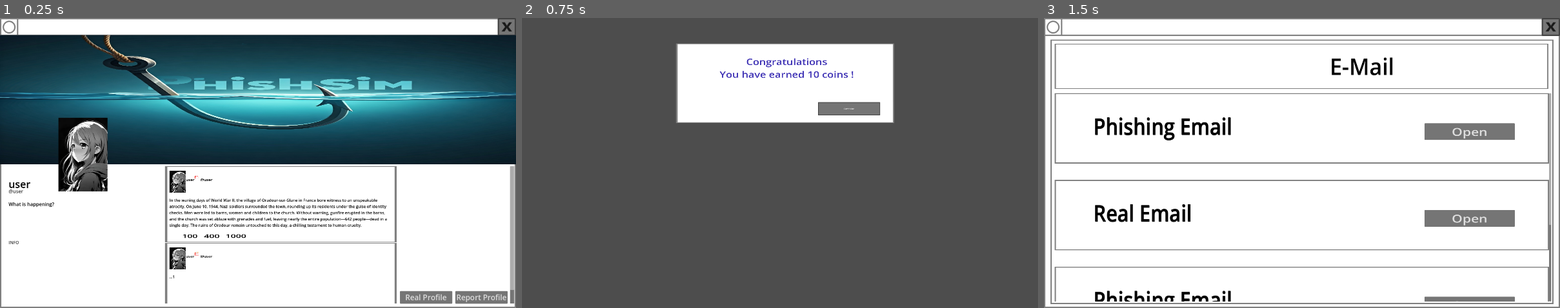
Above: before the commit, frames 1-3 (left to right).
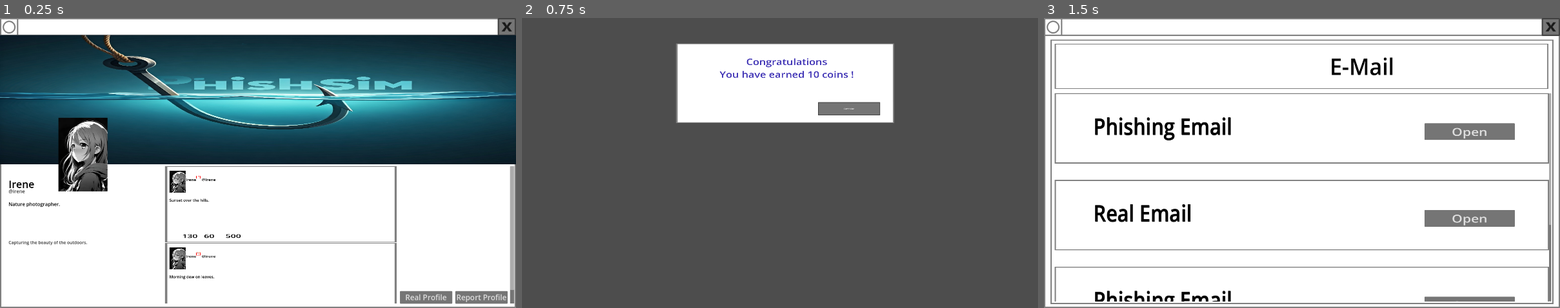
Above: after the commit, the same moments.

Repository: Bulaong-RuznielM/PhishSim---ANZUELO
Game: Godot game, scene res://SCENES/Sub/Profile_Finder.tscn
Two runs of this game, one before a commit and one after it. Both use one fixed random seed, a clock stepped at 60 frames per second and the inputs below. This scene is started directly instead of the project's main scene.
Inputs:
- Up to frame 1 (0.25 s): no input
- Up to frame 2 (0.75 s): click "Real Profile" at 0.5 s
- Up to frame 3 (1.5 s): click "Continiue" at 1.25 s

The runs differ from the first frame. In frame 1, 1.8% of the frame differs, in the area x 1-75%, y 54-91%; in frame 2, nothing differs; in frame 3, nothing differs.

Commit message:
Updated Profile Finder
Added additional profiles to the Minigame, and the ability to easily add more Profiles

Diff:
--- a/Scripts/dynamic_profile_finder.gd
+++ b/Scripts/dynamic_profile_finder.gd
@@ -19,16 +19,60 @@
 func dynamic_setter(select):
 	var whatUser = get_random_profile() if select == "auto" else str(select)
 
+	if not Global.users.has(whatUser):
+		print("User not found")
+		return
+
+	var user_data = Global.users[whatUser]
+
 	# Accessing the nodes and updating text values
-	%User_Label.text = Global.users[whatUser]["%user%"]
-	%Username_Label.text = Global.users[whatUser]["%@username%"]
-	%Usercomment_Label.text = Global.users[whatUser]["%user%intro"]
-	%Userinfo_Label.text = Global.users[whatUser]["%user%info"]
+	%User_Label.text = user_data["%user%"]
+	%Username_Label.text = user_data["%@username%"]
+	%Usercomment_Label.text = user_data["%user%intro"]
+	%Userinfo_Label.text = user_data["%user%info"]
 
-	if (Global.users[whatUser]["%user%status"] == "Real"):
-		status = true
-	else:
-		status = false
+	status = user_data["%user%status"] == "Real"
+
+	# Loop to show and update comment containers
+	var comment_count = int(user_data["%user%commentnumber"])
+	for i in range(comment_count):
+		var container_node = get_node_or_null("%Container" + str(i))
+		if container_node:
+			container_node.show()
+
+			var block_data = user_data["%user%blocks"][str(i)]
+
+			var visblename_node = get_node_or_null("%Container" + str(i) + "/HBoxContainer/visblename")
+			if visblename_node:
+				visblename_node.text = user_data["%user%"]
+
+			var username_node = get_node_or_null("%Container" + str(i) + "/HBoxContainer/username")
+			if username_node:
+				username_node.text = user_data["%@username%"]
+
+			var check_node = get_node_or_null("%Container" + str(i) + "/HBoxContainer/_/Check")
+			if check_node:
+				if user_data["%user%check"] == "True":
+					check_node.show()
+				else:
+					check_node.hide()
+
+			var comment_node = get_node_or_null("%Container" + str(i) + "/Comment")
+			if comment_node:
+				comment_node.text = block_data["comment"]
+
+			var reply_node = get_node_or_null("%Container" + str(i) + "/reply_Label")
+			if reply_node:
+				reply_node.text = block_data["reply"]
+
+			var repost_node = get_node_or_null("%Container" + str(i) + "/repost_Label")
+			if repost_node:
+				repost_node.text = block_data["repost"]
+
+			var like_node = get_node_or_null("%Container" + str(i) + "/like_Label")
+			if like_node:
+				like_node.text = block_data["like"]
+
 
 
 
--- a/Scripts/global.gd
+++ b/Scripts/global.gd
@@ -13,32 +13,241 @@
 }
 
 var users = {
-	"0" :
-	{
-	"%user%status" : "Real",
-	"%user%profile" : "", ##start in 1
-	"%user%banner" : "", ##start in 1
-	"%user%" : "user",
-	"%@username%" : "@user",
-	"%user%intro" : "What is happening?",
-	"%user%info" : "INFO",
-	"%user%check" : "True", ## icons
-	"%user%commentnumber" : "2", ##max 15, 0 - 15.
-	"%user%blocks" :
-		{
-		"0" :
-			{
-			"comment" : "In the waning days of World War II, the village of Oradour-sur-Glane in France bore witness to an unspeakable atrocity. On June 10, 1944, Nazi soldiers surrounded the town, rounding up its residents under the guise of identity checks. Men were led to barns, women and children to the church. Without warning, gunfire erupted in the barns, and the church was set ablaze with grenades and fuel, leaving nearly the entire population—642 people—dead in a single day. The ruins of Oradour remain untouched to this day, a chilling testament to human cruelty.",
-			"reply" : "100",
-			"repost" : "400",
-			"like" : "1000"
-			},
-		"1" :
-			{
-			"comment" : "...1",
-			"reply" : "...1",
-			"repost" : "...1",
-			"like" : "...1"
+	"0": {
+		"%user%status": "Real",
+		"%user%profile": "1",
+		"%user%banner": "1",
+		"%user%": "Alice",
+		"%@username%": "@alice",
+		"%user%intro": "Exploring the world of code.",
+		"%user%info": "Loves open-source projects.",
+		"%user%check": "True",
+		"%user%commentnumber": "2",
+		"%user%blocks": {
+			"0": {
+				"comment": "Just started a new project!",
+				"reply": "50",
+				"repost": "20",
+				"like": "150"
+			},
+			"1": {
+				"comment": "Looking for collaborators.",
+				"reply": "30",
+				"repost": "10",
+				"like": "100"
+			}
+		}
+	},
+	"1": {
+		"%user%status": "Real",
+		"%user%profile": "2",
+		"%user%banner": "2",
+		"%user%": "Bob",
+		"%@username%": "@bob",
+		"%user%intro": "Tech enthusiast.",
+		"%user%info": "Enjoys building gadgets.",
+		"%user%check": "False",
+		"%user%commentnumber": "1",
+		"%user%blocks": {
+			"0": {
+				"comment": "Check out my latest invention!",
+				"reply": "40",
+				"repost": "15",
+				"like": "120"
+			}
+		}
+	},
+	"2": {
+		"%user%status": "Real",
+		"%user%profile": "3",
+		"%user%banner": "3",
+		"%user%": "Charlie",
+		"%@username%": "@charlie",
+		"%user%intro": "Music is life.",
+		"%user%info": "Plays multiple instruments.",
+		"%user%check": "True",
+		"%user%commentnumber": "3",
+		"%user%blocks": {
+			"0": {
+				"comment": "Just released a new track!",
+				"reply": "60",
+				"repost": "25",
+				"like": "200"
+			},
+			"1": {
+				"comment": "Live performance tonight.",
+				"reply": "80",
+				"repost": "30",
+				"like": "250"
+			},
+			"2": {
+				"comment": "Looking for a drummer.",
+				"reply": "20",
+				"repost": "10",
+				"like": "90"
+			}
+		}
+	},
+	"3": {
+		"%user%status": "Real",
+		"%user%profile": "4",
+		"%user%banner": "4",
+		"%user%": "Diana",
+		"%@username%": "@diana",
+		"%user%intro": "Avid reader and writer.",
+		"%user%info": "Published author.",
+		"%user%check": "True",
+		"%user%commentnumber": "2",
+		"%user%blocks": {
+			"0": {
+				"comment": "My new book is out now!",
+				"reply": "70",
+				"repost": "35",
+				"like": "300"
+			},
+			"1": {
+				"comment": "Hosting a writing workshop.",
+				"reply": "50",
+				"repost": "20",
+				"like": "180"
+			}
+		}
+	},
+	"4": {
+		"%user%status": "Real",
+		"%user%profile": "5",
+		"%user%banner": "5",
+		"%user%": "Ethan",
+		"%@username%": "@ethan",
+		"%user%intro": "Fitness fanatic.",
+		"%user%info": "Personal trainer.",
+		"%user%check": "False",
+		"%user%commentnumber": "1",
+		"%user%blocks": {
+			"0": {
+				"comment": "Join my fitness challenge!",
+				"reply": "90",
+				"repost": "40",
+				"like": "350"
+			}
+		}
+	},
+	"5": {
+		"%user%status": "Real",
+		"%user%profile": "6",
+		"%user%banner": "6",
+		"%user%": "Fiona",
+		"%@username%": "@fiona",
+		"%user%intro": "Travel blogger.",
+		"%user%info": "Sharing my adventures.",
+		"%user%check": "True",
+		"%user%commentnumber": "3",
+		"%user%blocks": {
+			"0": {
+				"comment": "Exploring the mountains.",
+				"reply": "100",
+				"repost": "50",
+				"like": "400"
+			},
+			"1": {
+				"comment": "City lights at night.",
+				"reply": "80",
+				"repost": "30",
+				"like": "320"
+			},
+			"2": {
+				"comment": "Beach vibes.",
+				"reply": "60",
+				"repost": "25",
+				"like": "280"
+			}
+		}
+	},
+	"6": {
+		"%user%status": "Real",
+		"%user%profile": "7",
+		"%user%banner": "7",
+		"%user%": "George",
+		"%@username%": "@george",
+		"%user%intro": "Food lover.",
+		"%user%info": "Chef and recipe creator.",
+		"%user%check": "False",
+		"%user%commentnumber": "2",
+		"%user%blocks": {
+			"0": {
+				"comment": "New recipe: Spaghetti Carbonara.",
+				"reply": "110",
+				"repost": "45",
+				"like": "420"
+			},
+			"1": {
+				"comment": "Tips for perfecting your steak.",
+				"reply": "90",
+				"repost": "35",
+				"like": "380"
+			}
+		}
+	},
+	"7": {
+		"%user%status": "Real",
+		"%user%profile": "8",
+		"%user%banner": "8",
+		"%user%": "Hannah",
+		"%@username%": "@hannah",
+		"%user%intro": "Fashion enthusiast.",
+		"%user%info": "Stylist and designer.",
+		"%user%check": "True",
+		"%user%commentnumber": "1",
+		"%user%blocks": {
+			"0": {
+				"comment": "Summer collection launch!",
+				"reply": "120",
+				"repost": "50",
+				"like": "450"
+			}
+		}
+	},
+	 "8": {
+		"%user%status": "Real",
+		"%user%profile": "9",
+		"%user%banner": "9",
+		"%user%": "Irene",
+		"%@username%": "@irene",
+		"%user%intro": "Nature photographer.",
+		"%user%info": "Capturing the beauty of the outdoors.",
+		"%user%check": "True",
+		"%user%commentnumber": "2",
+		"%user%blocks": {
+			"0": {
+				"comment": "Sunset over the hills.",
+				"reply": "130",
+				"repost": "60",
+				"like": "500"
+			},
+			"1": {
+				"comment": "Morning dew on leaves.",
+				"reply": "110",
+				"repost": "55",
+				"like": "460"
+			}
+		}
+	},
+	"9": {
+		"%user%status": "Real",
+		"%user%profile": "10",
+		"%user%banner": "10",
+		"%user%": "Jack",
+		"%@username%": "@jack",
+		"%user%intro": "Gaming streamer.",
+		"%user%info": "Live every evening.",
+		"%user%check": "False",
+		"%user%commentnumber": "1",
+		"%user%blocks": {
+			"0": {
+				"comment": "Join me for a new adventure tonight!",
+				"reply": "140",
+				"repost": "65",
+				"like": "520"
 			}
 		}
 	}
--- a/Scripts/windows_buttons.gd
+++ b/Scripts/windows_buttons.gd
@@ -13,4 +13,4 @@
 
 
 func _on_quit_pressed() -> void:
-	get_tree().change_scene_to_file("res://SCENES/Main/Menu.tscn")
+	get_tree().change_scene_to_file("res://SCENES/Main/menu.tscn")
--- a/project.godot
+++ b/project.godot
@@ -32,6 +32,10 @@
 
 project/assembly_name="PR 2 GAME"
 
+[editor]
+
+movie_writer/fps=59
+
 [input]
 
 esc={
